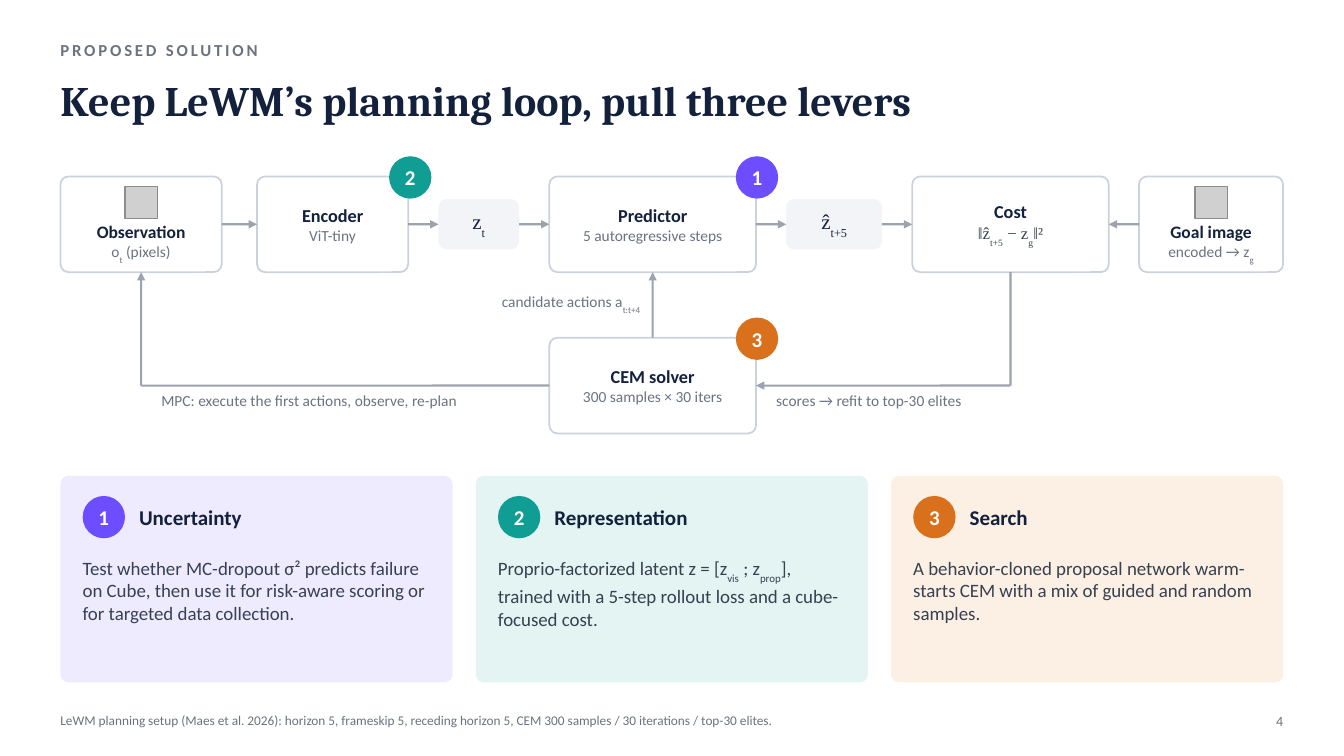
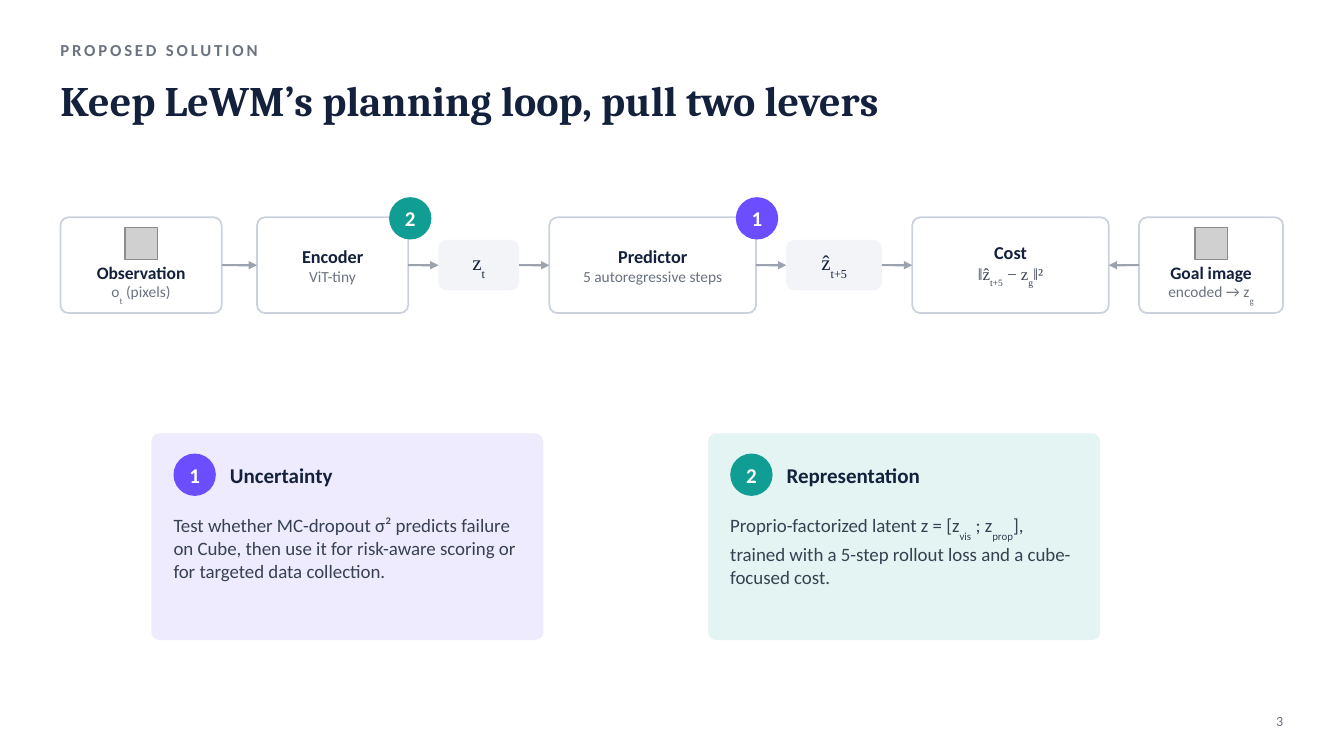
Before and after one commit to JaspinXu/uncertainty-aware-lewm, a slide deck: slide 3 of report/slides/CS5478_proposal_milestone.pptx (slide 4 before the commit). Drawn at 1344x756 pixels with LibreOffice and Linux fonts; fonts in the diff are those of the drawing; grey boxes stand for pictures. Boxes give left, top, right and bottom in pixels: in the first picture for what was removed or moved away, otherwise in the second. Text is boxed around its words. In the diff, an @@ line names an element or a change of style, - is before the commit and + after.

```diff
--- a/report/slides/CS5478_proposal_milestone.pptx
+++ b/report/slides/CS5478_proposal_milestone.pptx
@@ text at (60,86,879,126): text changed @@
-Keep LeWM’s planning loop, pull three levers
+Keep LeWM’s planning loop, pull two levers
@@ 7 texts, 7 rounded rectangles, 6 arrows, 2 pictures, 2 ellipses: place and size @@
-7 texts, 7 rounded rectangles, 6 arrows, 2 pictures, 2 ellipses at (60,156,1284,272)
+7 texts, 7 rounded rectangles, 6 arrows, 2 pictures, 2 ellipses at (60,198,1284,314)
@@ arrow removed from (141, 386) to (141, 272) @@
@@ text removed at (502,296,640,313) @@
-candidate actions at:t+4
@@ arrow removed from (652, 338) to (652, 272) @@
@@ line removed from (1011, 272) to (1011, 386) @@
@@ ellipse removed at (736,318,778,360) @@
-3
@@ rounded rectangle removed at (549,338,756,434) @@
@@ line removed from (549, 386) to (141, 386) @@
@@ text removed at (583,370,722,405) @@
-CEM solver
-300 samples × 30 iters
@@ arrow removed from (1011, 386) to (756, 386) @@
@@ text removed at (161,395,457,409) @@
-MPC: execute the first actions, observe, re-plan
@@ text removed at (776,395,961,409) @@
-scores → refit to top-30 elites
@@ 1 text, 1 ellipse, 1 rounded rectangle: place and size @@
-1 text, 1 ellipse, 1 rounded rectangle at (60,476,453,683)
+1 text, 1 ellipse, 1 rounded rectangle at (151,434,543,640)
@@ 1 ellipse, 1 text, 1 rounded rectangle: place and size @@
-1 ellipse, 1 text, 1 rounded rectangle at (476,476,868,683)
+1 ellipse, 1 text, 1 rounded rectangle at (708,434,1100,640)
@@ rounded rectangle removed at (891,476,1284,683) @@
@@ ellipse removed at (913,496,956,538) @@
-3
@@ text "Test whether MC-dropout σ² predicts ...": place and size @@
-text "Test whether MC-dropout σ² predicts ..." at (83,560,424,623)
+text "Test whether MC-dropout σ² predicts ..." at (174,517,515,581)
@@ text "Proprio-factorized latent z = [zvis ...": place and size @@
-text "Proprio-factorized latent z = [zvis ..." at (498,562,838,626)
+text "Proprio-factorized latent z = [zvis ..." at (730,519,1071,584)
@@ text removed at (970,510,1028,525) @@
-Search
@@ text removed at (913,562,1252,623) @@
-A behavior-cloned proposal network warm-starts CEM with a mix of guided and random samples.
@@ text removed at (60,715,772,727) @@
-LeWM planning setup (Maes et al. 2026): horizon 5, frameskip 5, receding horizon 5, CEM 300 samples / 30 iterations / top-30 elites.
@@ text at (1276,717,1283,726): text changed @@
-4
+3
```
Also in this commit, not shown: 12 other slides changed, 2 slides removed, 2 other files.
